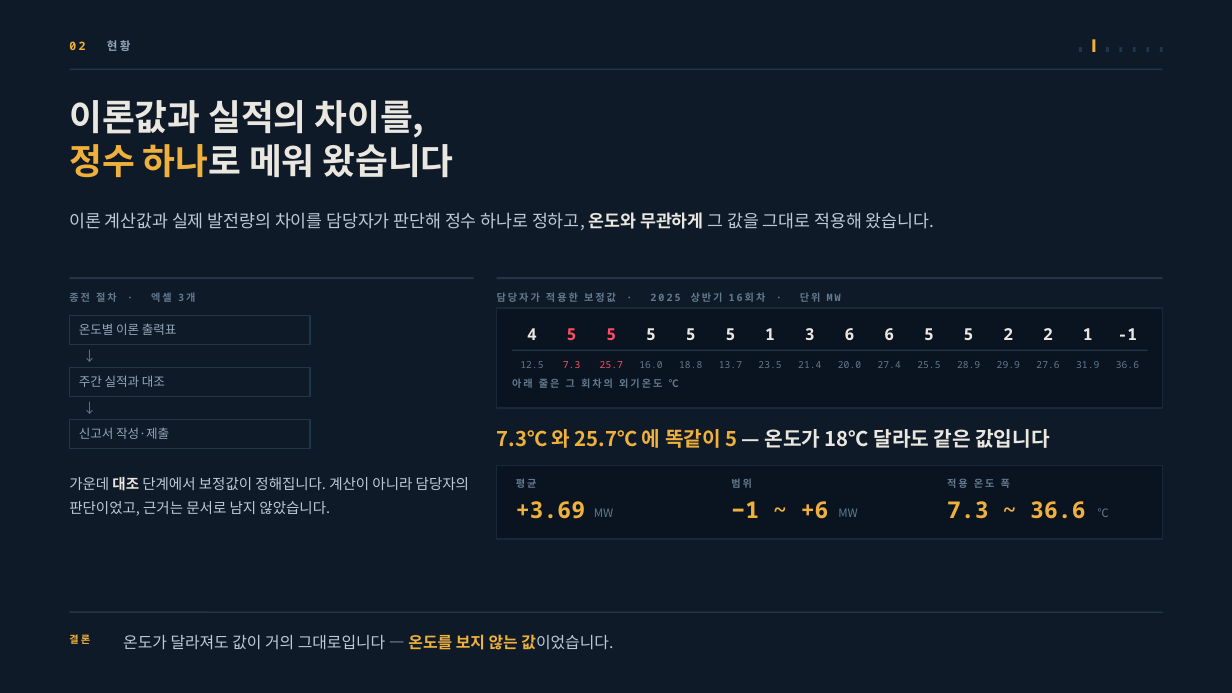
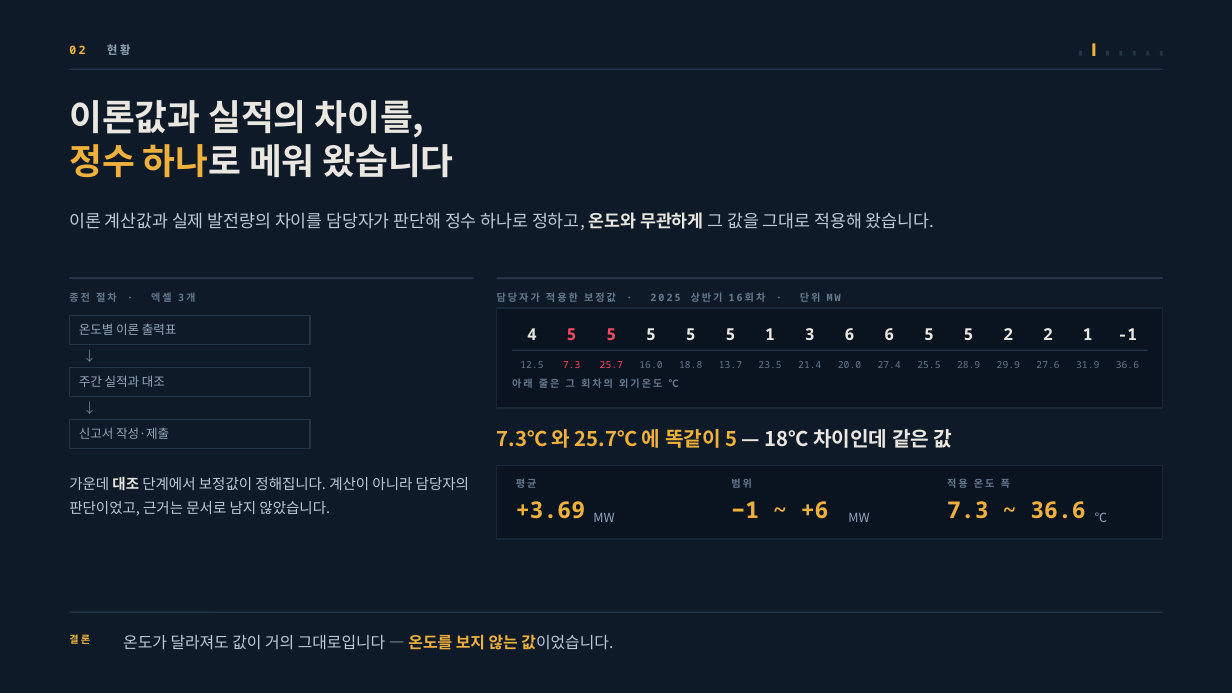
Before and after one commit to jooh-ai/Narae-AI, a slide deck: slide 4 of docs/ppt/위례_공급가능용량_최종발표.pptx. Drawn at 1232x693 pixels with LibreOffice and Linux fonts; fonts in the diff are those of the drawing. Boxes give left, top, right and bottom in pixels: in the first picture for what was removed or moved away, otherwise in the second. Text is boxed around its words. In the diff, an @@ line names an element or a change of style, - is before the commit and + after.

```diff
--- a/docs/ppt/위례_공급가능용량_최종발표.pptx
+++ b/docs/ppt/위례_공급가능용량_최종발표.pptx
@@ 6 rectangles, 1 text: place and size @@
-6 rectangles, 1 text at [69, 40, 1163, 52]
+6 rectangles, 1 text at [69, 44, 1163, 55]
@@ text at [497, 429, 953, 448]: text changed; text colour #EAE7E0 to #EFB13C @@
-7.3℃ 와 25.7℃ 에 똑같이 5 — 온도가 18℃ 달라도 같은 값입니다
+7.3℃ 와 25.7℃ 에 똑같이 5 — 18℃ 차이인데 같은 값
@@ size 9 to 9.8 pt, text colour #63798F to #93A6BA; line spacing 10.8pt to 11.7pt in 3 elements at [593, 513, 614, 522], [1095, 512, 1108, 522], [848, 513, 869, 522] @@
@@ text "MW": place and size @@
-text "MW" at [838, 508, 858, 517]
+text "MW" at [848, 513, 869, 522]
```
Also in this commit, not shown: 14 other slides changed.
